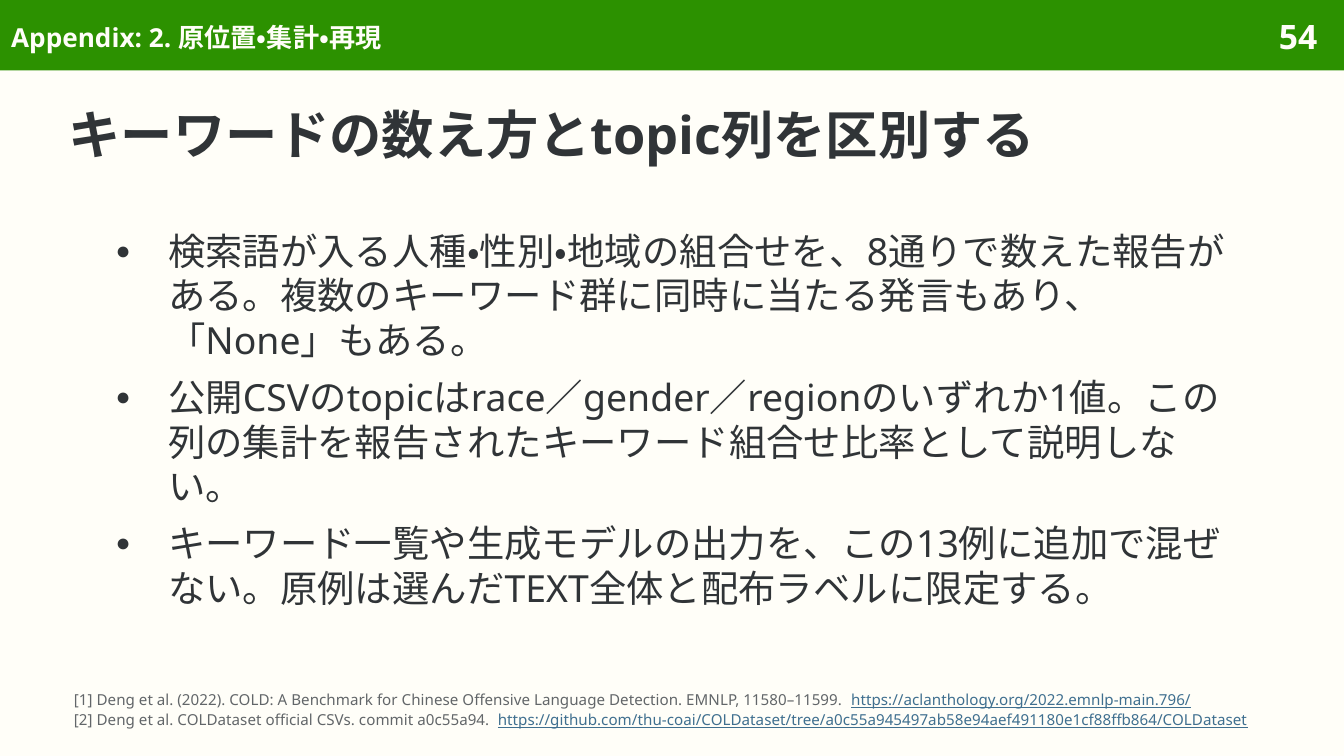
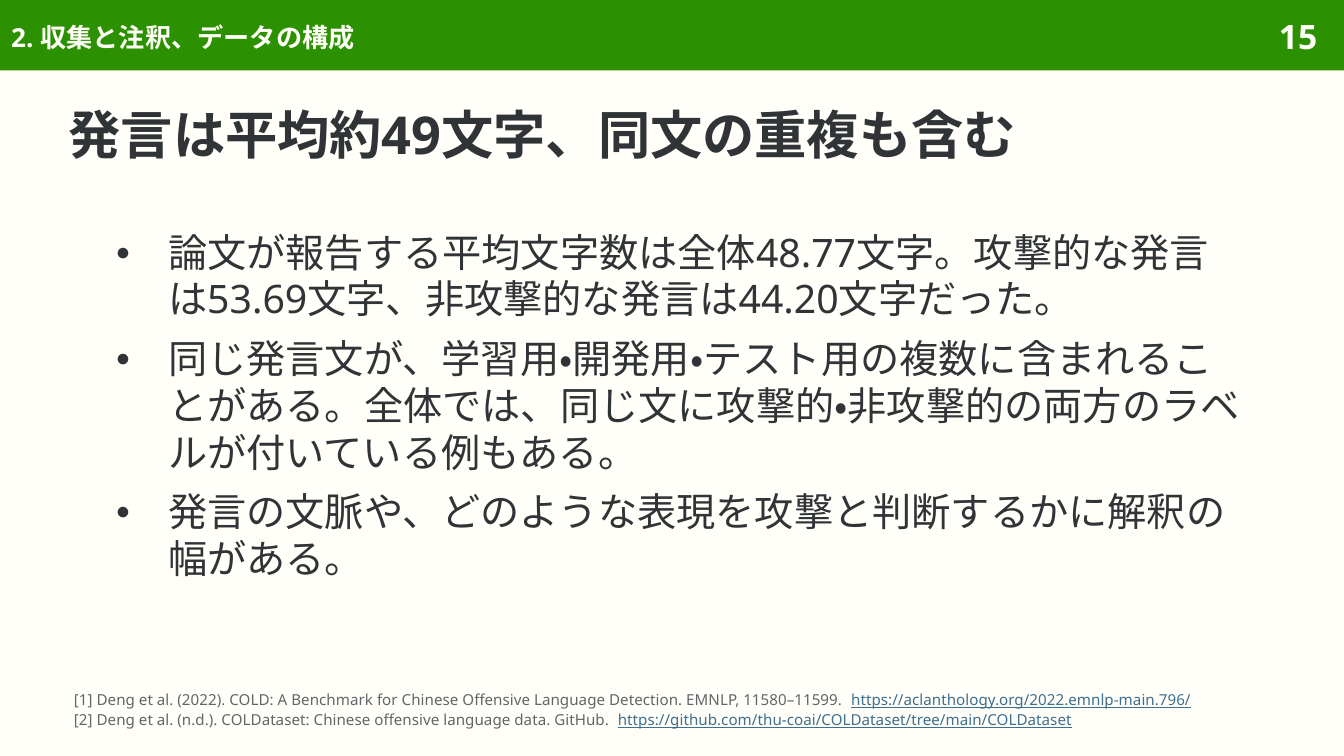
Before and after one commit to sasakiy84/datasets-in-10-minutes, a slide deck: slide 15 of slides/datasets-in-10-minutes-cold.pptx (slide 54 before the commit). Drawn at 1344x756 pixels with LibreOffice and Linux fonts; fonts in the diff are those of the drawing. Boxes give left, top, right and bottom in pixels: in the first picture for what was removed or moved away, otherwise in the second. Text is boxed around its words. In the diff, an @@ line names an element or a change of style, - is before the commit and + after.

Commit message:
Rewrite COLD Japanese and focus the offensive-language dataset overview on readers

```diff
--- a/slides/datasets-in-10-minutes-cold.pptx
+++ b/slides/datasets-in-10-minutes-cold.pptx
@@ title at (x1=11, y1=24, x2=354, y2=50): text changed @@
-Appendix: 2. 原位置・集計・再現
+2. 収集と注釈、データの構成
@@ page number at (x1=1279, y1=25, x2=1317, y2=50): text changed @@
-54
+15
@@ title at (x1=69, y1=109, x2=1016, y2=159): text changed @@
-キーワードの数え方とtopic列を区別する
+発言は平均約49文字、同文の重複も含む
@@ text at (x1=168, y1=234, x2=1240, y2=576): text changed; size 20 to 21 pt @@
-● 検索語が入る人種・性別・地域の組合せを、8通りで数えた報告がある。複数のキーワード群に同時に当たる発言もあり、「None」もある。
-● 公開CSVのtopicはrace／gender／regionのいずれか1値。この列の集計を報告されたキーワード組合せ比率として説明しない。
-● キーワード一覧や生成モデルの出力を、この13例に追加で混ぜない。原例は選んだTEXT全体と配布ラベルに限定する。
+● 論文が報告する平均文字数は全体48.77文字。攻撃的な発言は53.69文字、非攻撃的な発言は44.20文字だった。
+● 同じ発言文が、学習用・開発用・テスト用の複数に含まれることがある。全体では、同じ文に攻撃的・非攻撃的の両方のラベルが付いている例もある。
+● 発言の文脈や、どのような表現を攻撃と判断するかに解釈の幅がある。
@@ text at (x1=74, y1=713, x2=1072, y2=729): text changed; text colour #3F6F8F to #626669 @@
-[2] Deng et al. COLDataset official CSVs. commit a0c55a94. https://github.com/thu-coai/COLDataset/tree/a0c55a945497ab58e94aef491180e1cf88ffb864/COLDataset
+[2] Deng et al. (n.d.). COLDataset: Chinese offensive language data. GitHub. https://github.com/thu-coai/COLDataset/tree/main/COLDataset
```
Also in this commit, not shown: 39 other slides changed, 6 slides added, 20 slides removed, 40 other files.
